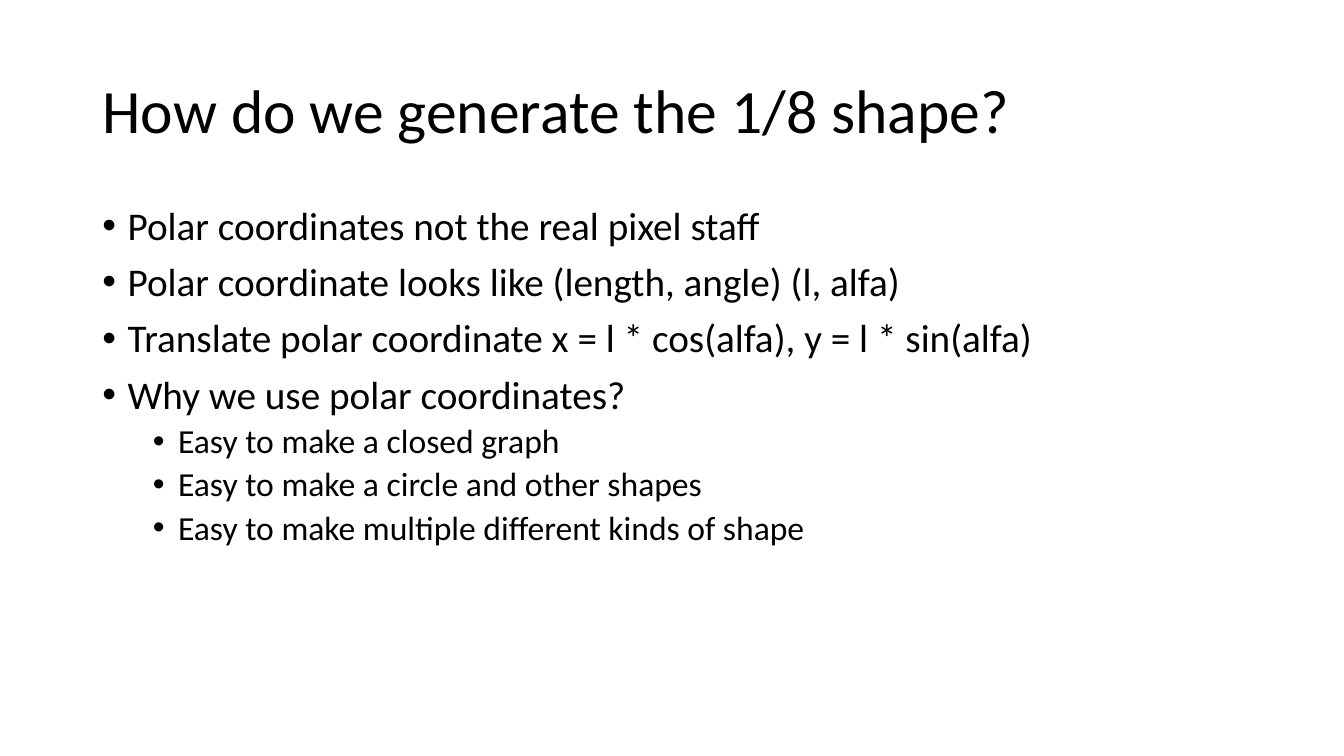
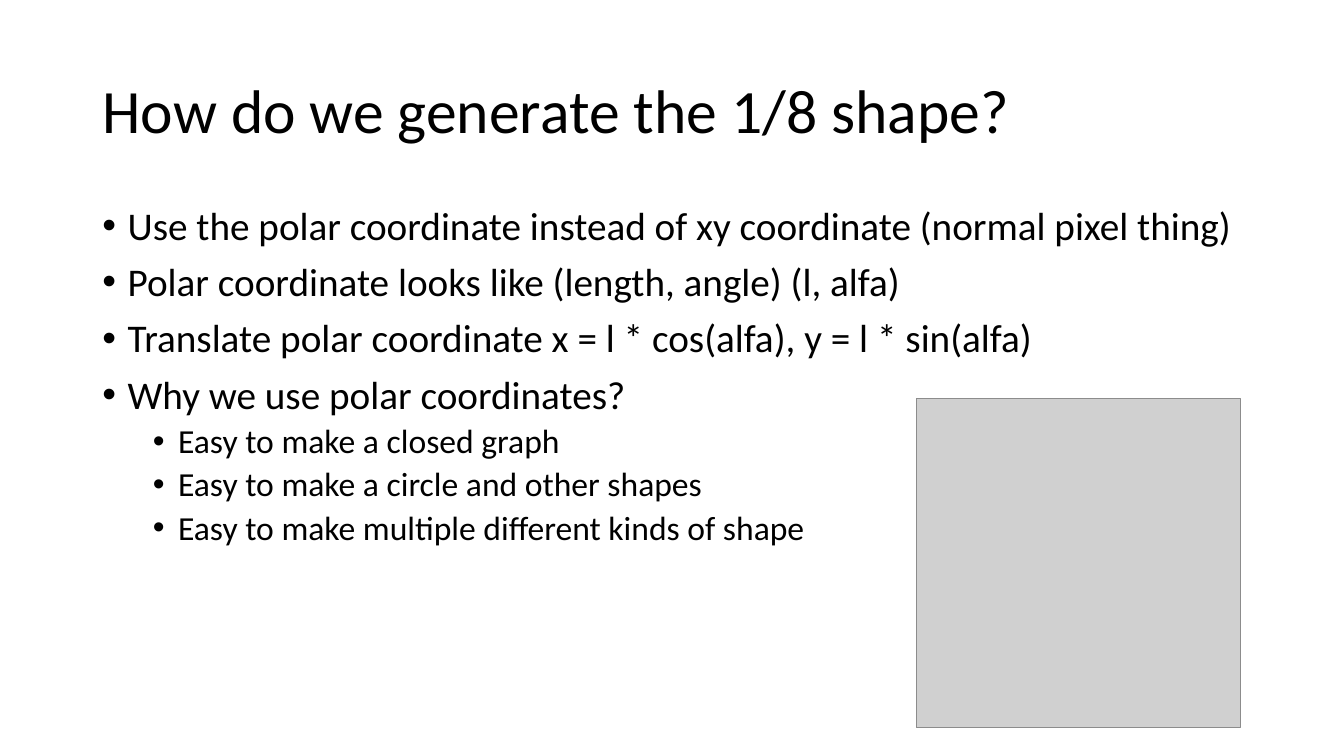
Before and after one commit to rifaasyari/Summer_research, a slide deck: slide 11 of Report_1/Inverse Design via Machine Learning.pptx. Drawn at 1344x756 pixels with LibreOffice and Linux fonts; fonts in the diff are those of the drawing; grey boxes stand for pictures. Boxes give left, top, right and bottom in pixels: in the first picture for what was removed or moved away, otherwise in the second. Text is boxed around its words. In the diff, an @@ line names an element or a change of style, - is before the commit and + after.

```diff
--- a/Report_1/Inverse Design via Machine Learning.pptx
+++ b/Report_1/Inverse Design via Machine Learning.pptx
@@ text at box(128, 211, 1231, 247): text changed @@
-• Polar coordinates not the real pixel staff
+• Use the polar coordinate instead of xy coordinate (normal pixel thing)
@@ picture added at box(917, 398, 1240, 728) @@
```
Also in this commit, not shown: 5 other slides changed.
